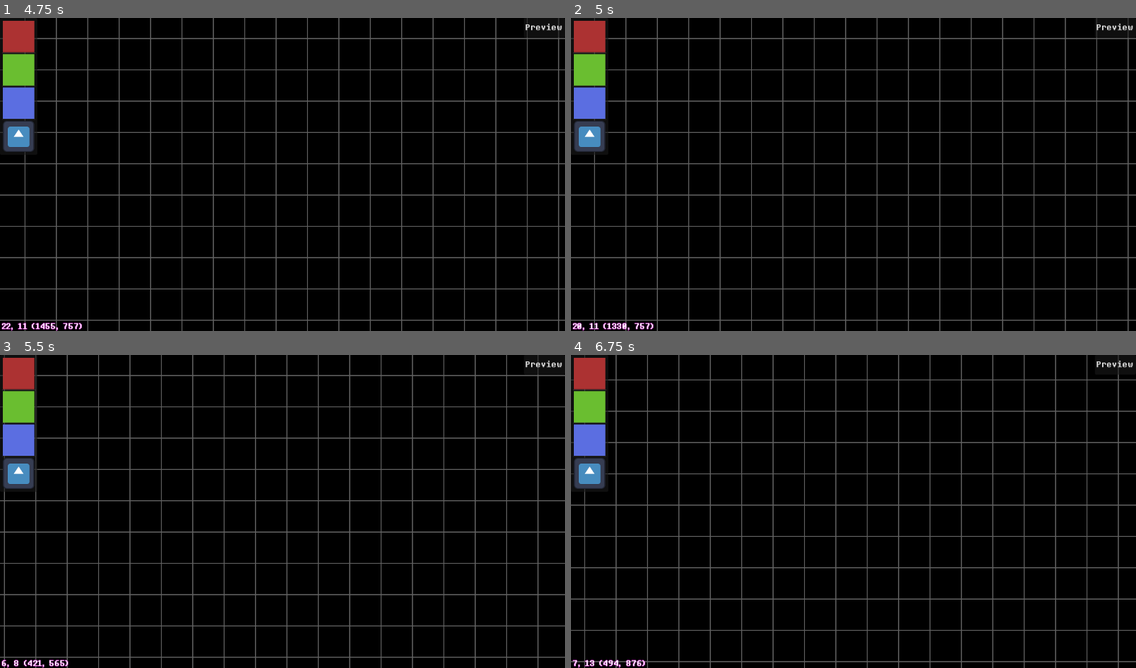
Above: before the commit, frames 1-4 (two rows, left to right).
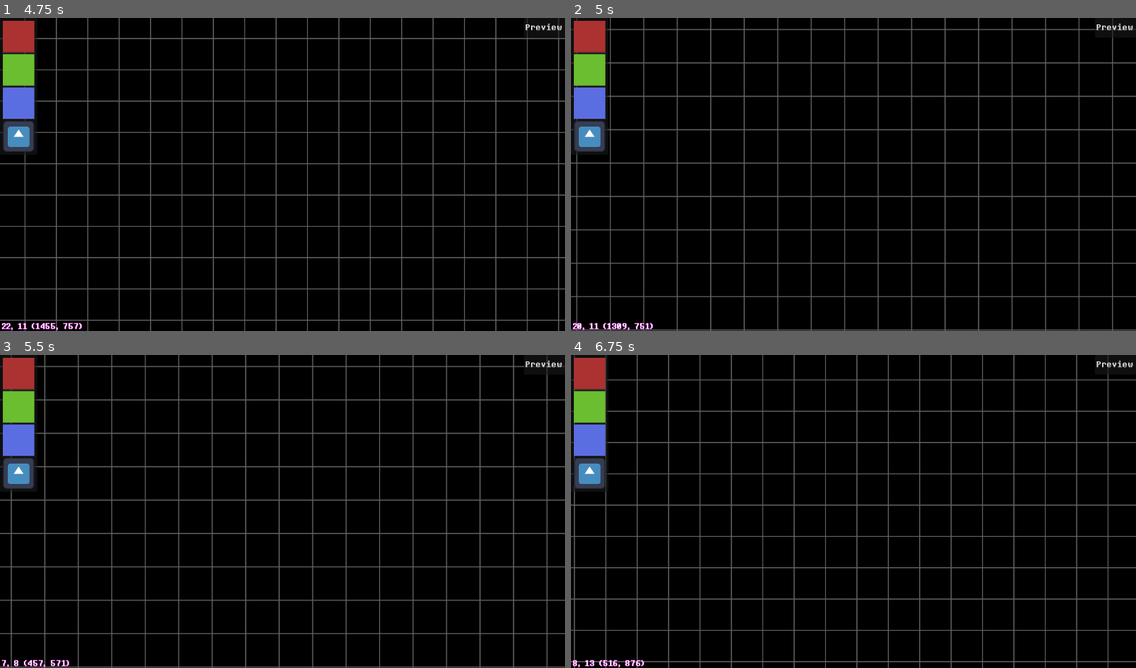
Above: after the commit, the same moments.

Repository: LunarTides/nutdealer
Game: Godot game, scene res://scenes/ui/creator/dark_world_ui.tscn
The game is run twice, just before and just after one commit, with the same random seed, the same clock (stepped at 60 frames per second) and the same inputs. This scene is started directly instead of the project's main scene. The engine's default icon, where the game draws it, is replaced by a stand-in: a white triangle on a blue panel in a dark square.
Inputs (mouse positions are in pixels of both pictures, inside the frame that each line leads up to):
- Up to frame 1 (4.75 s): click "Preview" at 0.5 s; tap Enter at 1.25 s; move the mouse to (406, 158) at 1.27 s; hold D (editor_pan_right) 1.28-2.03 s; tap Z (interact) at 1.35, 2.85, 4.35 s; click (406, 158) at 1.42 s; move the mouse to (169, 190) at 2.02 s; hold S (editor_pan_down) 2.03-2.78 s; tap Ctrl at 2.1, 3.6 s; click (169, 190) at 2.17 s; move the mouse to (339, 105) at 2.77 s; hold D (editor_pan_right) 2.78-3.53 s; click (339, 105) at 2.92 s; move the mouse to (254, 237) at 3.52 s; hold Shift (editor_pan_speed_up) 3.53-4.28 s; click (254, 237) at 3.67 s; tap Space at 4.25 s; move the mouse to (452, 221) at 4.27 s; hold A (editor_pan_left) from 4.28 s (still down); click (452, 221) at 4.42 s
- Up to frame 2 (5 s): keep holding A (editor_pan_left); tap = (editor_zoom_in, bound only after the commit) at 4.9 s
- Up to frame 3 (5.5 s): keep holding A (editor_pan_left); move the mouse to (113, 464) at 5.02 s; tap Ctrl at 5.1 s; click (113, 464) at 5.17 s
- Up to frame 4 (6.75 s): tap - (editor_zoom_out, bound only after the commit) at 5.65 s; move the mouse to (881, 511) at 5.77 s; release A (editor_pan_left) at 5.78 s; hold S (editor_pan_down) 5.78-6.53 s; tap Z (interact) at 5.85 s; click (881, 511) at 5.92 s; move the mouse to (768, 433) at 6.52 s; hold D (editor_pan_right) from 6.53 s (still down); tap Ctrl at 6.6 s; click (768, 433) at 6.67 s

Frame 1 is identical in both runs. In frame 2, 15% of the frame differs, in the area x 0-100%, y 0-100%; in frame 3, 15%; in frame 4, 7.7%.

Commit message:
Add camera zooming to creator
Closes #8

Diff:
--- a/project.godot
+++ b/project.godot
@@ -106,6 +106,23 @@
 "events": [Object(InputEventKey,"resource_local_to_scene":false,"resource_name":"","device":-1,"window_id":0,"alt_press …(195 unchanged characters)…
 ]
 }
+editor_zoom_in={
+"deadzone": 0.2,
+"events": [Object(InputEventKey,"resource_local_to_scene":false,"resource_name":"","device":-1,"window_id":0,"alt_pressed":false,"shift_pressed":false,"ctrl_pressed":false,"meta_pressed":false,"pressed":false,"keycode":0,"physical_keycode":61,"key_label":0,"unicode":61,"location":0,"echo":false,"script":null)
+, Object(InputEventMouseButton,"resource_local_to_scene":false,"resource_name":"","device":-1,"window_id":0,"alt_pressed":false,"shift_pressed":false,"ctrl_pressed":false,"meta_pressed":false,"button_mask":0,"position":Vector2(0, 0),"global_position":Vector2(0, 0),"factor":1.0,"button_index":4,"canceled":false,"pressed":false,"double_click":false,"script":null)
+]
+}
+editor_zoom_out={
+"deadzone": 0.2,
+"events": [Object(InputEventKey,"resource_local_to_scene":false,"resource_name":"","device":-1,"window_id":0,"alt_pressed":false,"shift_pressed":false,"ctrl_pressed":false,"meta_pressed":false,"pressed":false,"keycode":0,"physical_keycode":45,"key_label":0,"unicode":45,"location":0,"echo":false,"script":null)
+, Object(InputEventMouseButton,"resource_local_to_scene":false,"resource_name":"","device":-1,"window_id":0,"alt_pressed":false,"shift_pressed":false,"ctrl_pressed":false,"meta_pressed":false,"button_mask":0,"position":Vector2(0, 0),"global_position":Vector2(0, 0),"factor":1.0,"button_index":5,"canceled":false,"pressed":false,"double_click":false,"script":null)
+]
+}
+editor_zoom_reset={
+"deadzone": 0.2,
+"events": [Object(InputEventKey,"resource_local_to_scene":false,"resource_name":"","device":-1,"window_id":0,"alt_pressed":false,"shift_pressed":true,"ctrl_pressed":false,"meta_pressed":false,"pressed":false,"keycode":0,"physical_keycode":61,"key_label":0,"unicode":43,"location":0,"echo":false,"script":null)
+]
+}
 editor_preview_next_room={
 "deadzone": 0.2,
 "events": [Object(InputEventKey,"resource_local_to_scene":false,"resource_name":"","device":-1,"window_id":0,"alt_press …(195 unchanged characters)…
--- a/scenes/ui/creator/dark_world_ui.gd
+++ b/scenes/ui/creator/dark_world_ui.gd
@@ -2,6 +2,7 @@
 class_name CreatorDarkWorldUI
 
 @export var pan_speed: float = 300
+@export var zoom_speed: float = 10
 
 @export_category("UI Nodes")
 @export var grid_hint: TextureRect
@@ -10,12 +11,15 @@
 @export var room_coords_label: Label
 
 var can_pan_camera: bool = true
+var actual_pan_speed: float = 0
 var old_camera_2d_position: Vector2
 
 
 # Called when the node enters the scene tree for the first time.
 func _ready() -> void:
 	Creator.start()
+
+	actual_pan_speed = pan_speed
 
 	camera_2d.global_position = Global.screen_size / 2
 	init_grid_hint()
@@ -34,10 +38,11 @@
 		# Move the grid hint to the camera's position.
 		grid_hint.show()
 		grid_hint.global_position = Global.align_to_grid(camera_2d.global_position) - Global.screen_size / 2
+
 		# Reset the old camera position since, otherwise,
 		# the difference calculation would kick in and move the
 		# grid hint too far away from the camera.
-		old_camera_2d_position = Vector2.ZERO
+		init_grid_hint()
 	)
 
 	# Move the grid when the window's size is changed.
@@ -54,7 +59,7 @@
 
 	if camera_2d.enabled and can_pan_camera:
 		# Camera panning
-		var true_pan_speed: float = pan_speed
+		var true_pan_speed: float = actual_pan_speed
 		if Input.is_action_pressed(&"editor_pan_speed_up"):
 			true_pan_speed *= 5
 
@@ -73,11 +78,28 @@
 					grid_hint.position += Global.coords_to_position(difference)
 			old_camera_2d_position = camera_2d.position
 
+		# Zooming
+		if Input.is_action_pressed(&"editor_zoom_reset"):
+			camera_2d.zoom = Vector2.ONE
+		elif Input.is_action_pressed(&"editor_zoom_in"):
+			camera_2d.zoom += Vector2.ONE * zoom_speed * 0.1 * delta
+			if camera_2d.zoom > Vector2(2.0, 2.0):
+				camera_2d.zoom = Vector2(2.0, 2.0)
+		elif Input.is_action_pressed(&"editor_zoom_out"):
+			camera_2d.zoom -= Vector2.ONE * zoom_speed * 0.1 * delta
+			if camera_2d.zoom < Vector2(0.1, 0.1):
+				camera_2d.zoom = Vector2(0.1, 0.1)
+
+	# Scale pan speed based on camera zoom.
+	actual_pan_speed = pan_speed * (1 / camera_2d.zoom.x)
+
+
 func init_grid_hint() -> void:
 	# Move the grid hint a little left and make it a little bigger.
 	# This removes any gaps that would give away the illusion of an infinite plane.
-	grid_hint.position -= Vector2(64, 64)
-	grid_hint.size = Global.screen_size + Vector2(64 * 4, 64 * 4)
+	var position_subtraction: Vector2 = Vector2(64 * 128, 64 * 64)
+	grid_hint.position -= position_subtraction
+	grid_hint.size = Global.screen_size + position_subtraction * 2
 	old_camera_2d_position = Vector2.ZERO
 
 func handle_room_coords_label() -> void:
Not shown, changed: README.md
